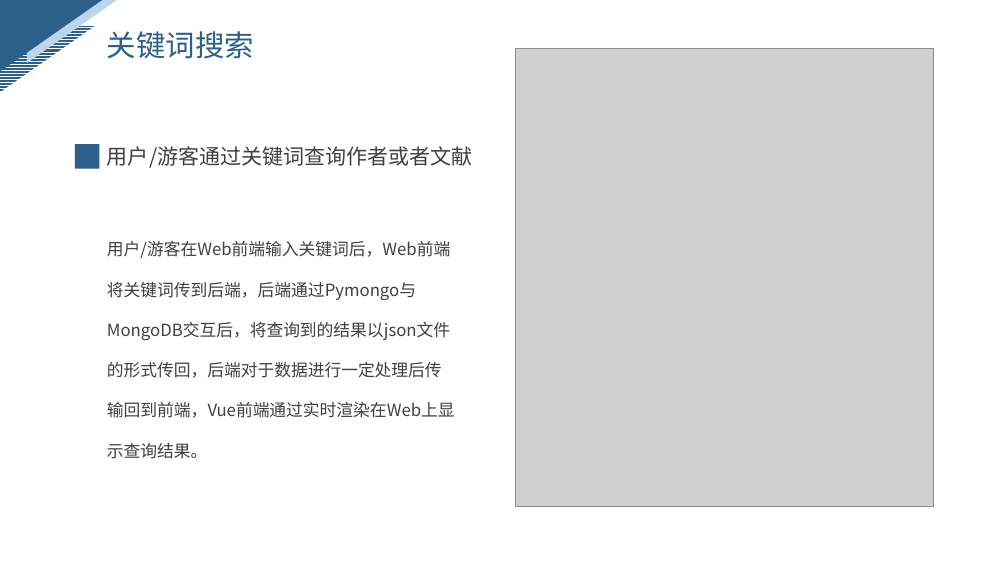
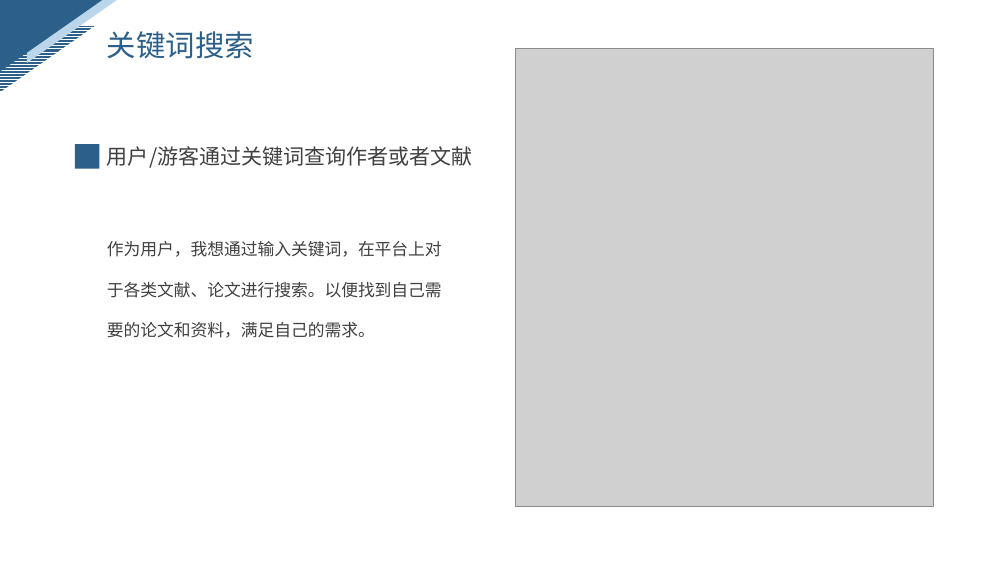
Before and after one commit to ZhangYHe/BIT-2023-ZYGC, a slide deck: slide 9 of doc/问题陈述.pptx. Drawn at 1008x567 pixels with LibreOffice and Linux fonts; fonts in the diff are those of the drawing; grey boxes stand for pictures. Boxes give left, top, right and bottom in pixels: in the first picture for what was removed or moved away, otherwise in the second. Text is boxed around its words. In the diff, an @@ line names an element or a change of style, - is before the commit and + after.

Commit message:
PPT3.0

```diff
--- a/doc/问题陈述.pptx
+++ b/doc/问题陈述.pptx
@@ text at bbox=[107, 241, 442, 338]: text changed @@
-用户/游客在Web前端输入关键词后，Web前端将关键词传到后端，后端通过Pymongo与MongoDB交互后，将查询到的结果以json文件的形式传回，后端对于数据进行一定处理后传输回到前端，Vue前端通过实时渲染在Web上显示查询结果。
+作为用户，我想通过输入关键词，在平台上对于各类文献、论文进行搜索。以便找到自己需要的论文和资料，满足自己的需求。
```
Also in this commit, not shown: 3 other slides changed, 1 slide added.
